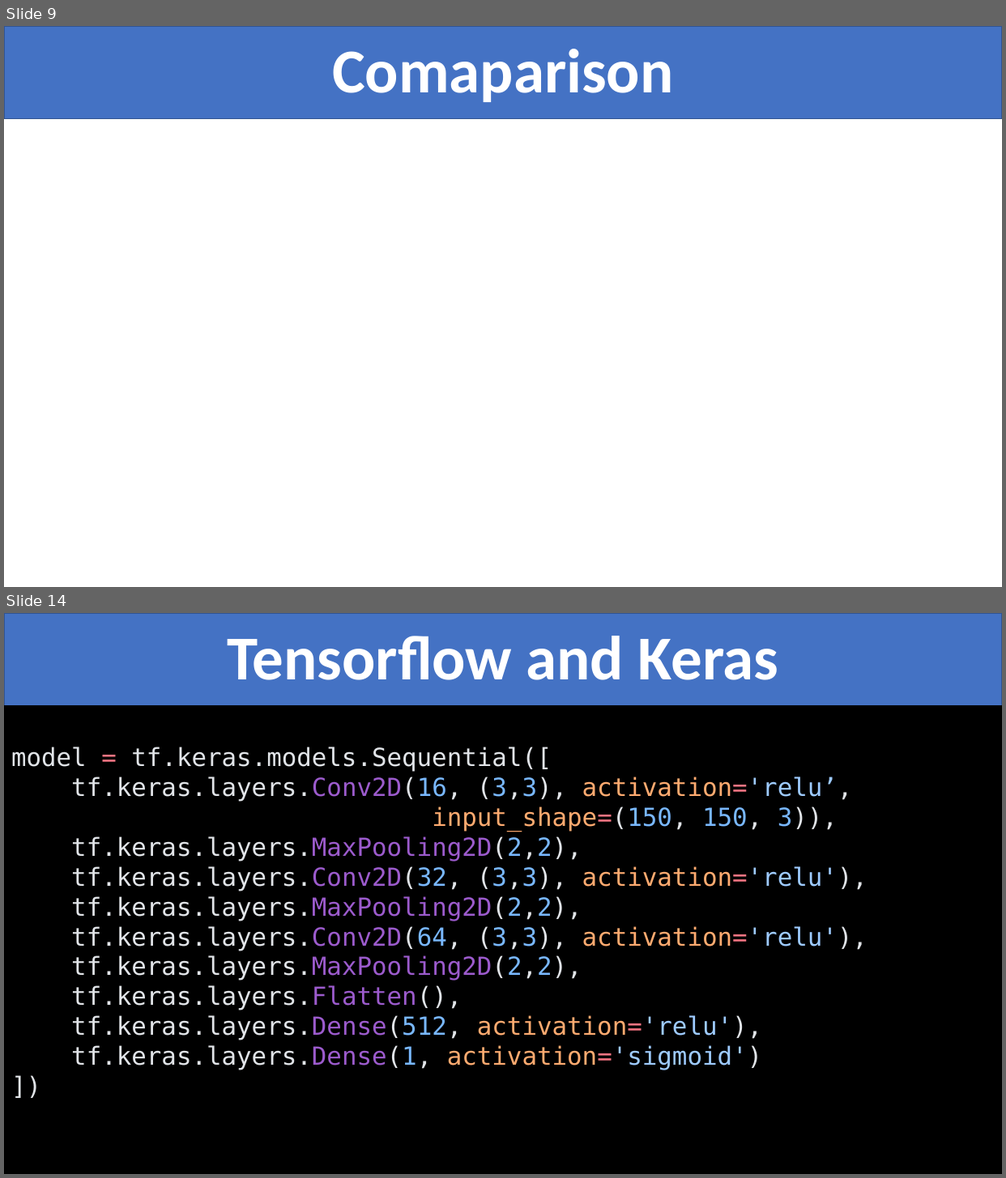
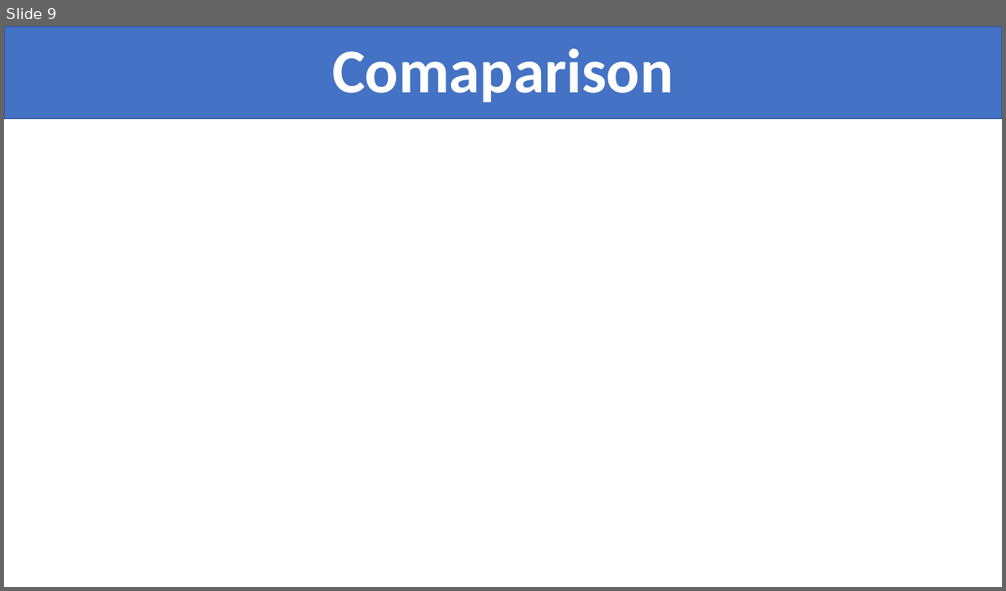
Before and after one commit to VinhDevNguyen/Tensorflow_Seminar, a slide deck: Template/Slide_Template.pptx. Shown one above the other, each under a label of ours: slides 9 and 14 before the commit, slide 9 after it; the slides between them are not shown. The pictures are 1006x1178 and 1006x591 pixels, drawn with LibreOffice and Linux fonts; fonts in the diff are those of the drawing. Boxes give left, top, right and bottom in pixels: in the first picture for what was removed or moved away, otherwise in the second. Text is boxed around its words. In the diff, an @@ line names an element or a change of style, - is before the commit and + after.

```diff
--- a/Template/Slide_Template.pptx
+++ b/Template/Slide_Template.pptx
@@ slide 14 removed at (4,613,1002,1174), background #FFFFFF @@
@@ rectangle removed at (4,613,1002,705) @@
@@ text removed at (227,636,779,680) @@
-Tensorflow and Keras
@@ rectangle removed at (4,706,1002,1174) @@
@@ text removed at (11,747,867,1071) @@
-model = tf.keras.models.Sequential([
-tf.keras.layers.Conv2D(16, (3,3), activation='relu’,
-input_shape=(150, 150, 3)),
-tf.keras.layers.MaxPooling2D(2,2),
-tf.keras.layers.Conv2D(32, (3,3), activation='relu'),
-tf.keras.layers.MaxPooling2D(2,2),
-tf.keras.layers.Conv2D(64, (3,3), activation='relu'),
-tf.keras.layers.MaxPooling2D(2,2),
-tf.keras.layers.Flatten(),
-tf.keras.layers.Dense(512, activation='relu'),
-tf.keras.layers.Dense(1, activation='sigmoid')
-])
```
Also in this commit, not shown: 10 other slides removed.
